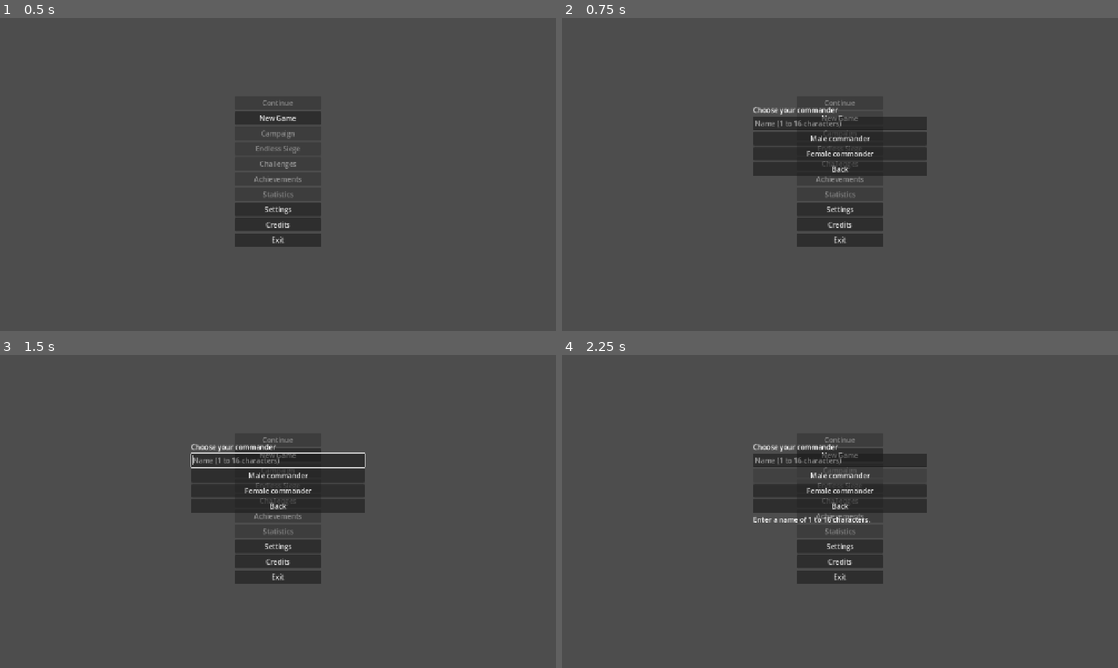
Above: before the commit, frames 1-4 (two rows, left to right).
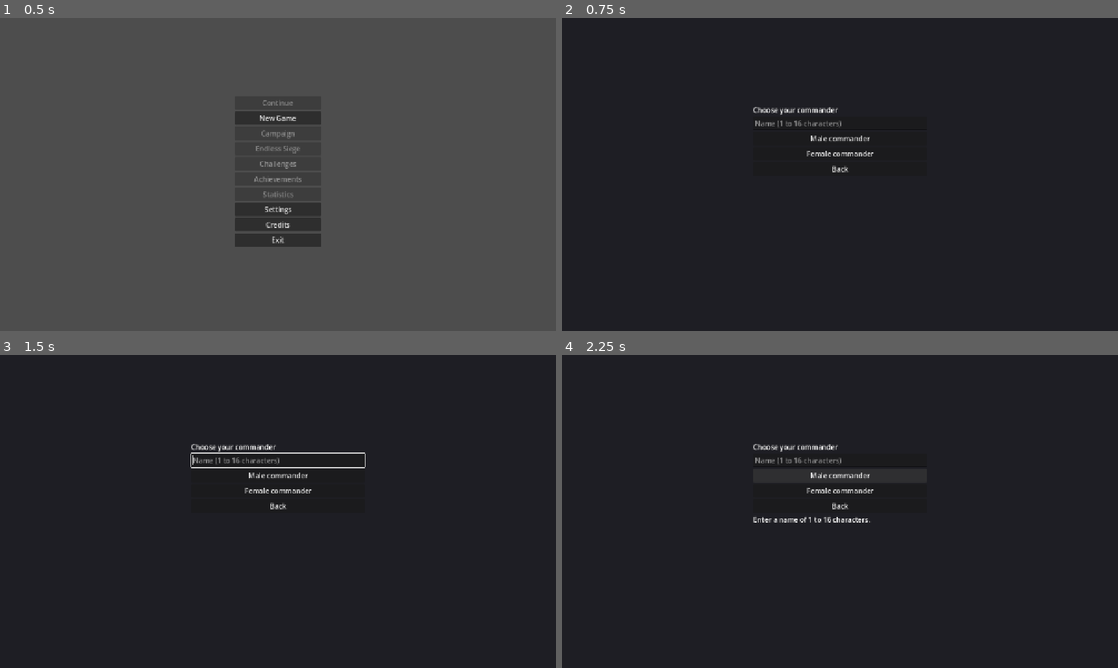
Above: after the commit, the same moments.

Repository: root-Shubh/the-last-wall
Game: Godot game, scene res://scenes/main.tscn
The game is run twice, just before and just after one commit, with the same random seed, the same clock (stepped at 60 frames per second) and the same inputs.
Inputs:
- Up to frame 1 (0.5 s): no input
- Up to frame 2 (0.75 s): click "New Game" at 0.5 s
- Up to frame 3 (1.5 s): click "New Game" at 1.25 s
- Up to frame 4 (2.25 s): click "Male commander" at 2 s

Frame 1 is identical in both runs. In frame 2, 93% of the frame differs, in the area x 0-100%, y 0-100%; in frame 3, 92%; in frame 4, 93%.

Commit message:
SVTLW-103 #comment Playtest fixes: draw enemies, shots and archers, move spawn lane, fix picker overlap, two-row controls, research points and dialogue portrait
Co-Authored-By: Claude Haiku 5.5 <noreply@anthropic.com>

Diff:
--- a/game/scenes/battlefield.tscn
+++ b/game/scenes/battlefield.tscn
@@ -75,7 +75,7 @@
 color = Color(0.7, 0.75, 0.6, 1)
 
 [node name="SpawnLane" type="Marker2D" parent="."]
-position = Vector2(1180, 360)
+position = Vector2(960, 360)
 
 [node name="EnemySpawnMarker" type="ColorRect" parent="SpawnLane"]
 offset_left = -10.0
--- a/game/scripts/archer.gd
+++ b/game/scripts/archer.gd
@@ -124,3 +124,13 @@
 		health = 0.0
 		alive = false
 		died.emit(self)
+
+
+## Visual: a figure with a bow line, so recruits are visible on the wall (SVTLW-103).
+func _draw() -> void:
+	draw_rect(Rect2(Vector2(-6.0, -10.0), Vector2(12.0, 18.0)), Color(0.85, 0.85, 0.6))
+	draw_line(Vector2(6.0, -8.0), Vector2(10.0, 0.0), Color(0.5, 0.35, 0.2), 2.0)
+
+
+func _process(_delta: float) -> void:
+	queue_redraw()
--- a/game/scripts/battlefield.gd
+++ b/game/scripts/battlefield.gd
@@ -87,6 +87,7 @@
 	add_child(damage_numbers)
 	_build_systems()
 	_build_meta()
+	_build_research()
 	_connect_systems()
 	hud = TopBar.new()
 	add_child(hud)
@@ -248,6 +249,22 @@
 	ensure_ready()
 	for i: int in range(count):
 		clock.advance(1.0 / SimulationClock.TICKS_PER_SECOND + 0.0001)
+
+
+## Research (SVTLW-61): the manager, and the panel the Research button opens. Points come from waves.
+const RESEARCH_POINTS_PER_WAVE: int = 1
+var research: ResearchManager = null
+var research_panel: ResearchPanel = null
+
+
+func _build_research() -> void:
+	research = ResearchManager.new()
+	research.load_definitions("res://resources/research")
+	research.bind(game_state)
+	research_panel = ResearchPanel.new()
+	add_child(research_panel)
+	research_panel.bind(research)
+	research_panel.visible = false
 
 
 ## Builds the meta-game connections. Overseer messages load from resources/overseer (SVTLW-67, 68).
@@ -505,6 +522,7 @@
 func _on_wave_completed_for_objectives(wave_number: int) -> void:
 	var max_health: float = maxf(float(game_state.wall_max_health), 1.0)
 	objectives.record_wave_end(float(game_state.wall_health) / max_health)
+	research.add_points(RESEARCH_POINTS_PER_WAVE)
 	var intro: String = meta.start_region_overlord(wave_number)
 	if intro != "":
 		overseer_message.emit(intro)
--- a/game/scripts/enemy.gd
+++ b/game/scripts/enemy.gd
@@ -63,3 +63,27 @@
 		health = 0.0
 		alive = false
 		died.emit(self)
+
+
+## Visual: a block coloured by role, with a health bar above it. Redrawn every frame so damage shows (SVTLW-103).
+const ROLE_COLOURS: Dictionary = {
+	"pressure": Color(0.75, 0.55, 0.35),
+	"swarm": Color(0.8, 0.8, 0.4),
+	"wall_breaker": Color(0.6, 0.3, 0.3),
+	"shield_bearer": Color(0.4, 0.55, 0.85),
+	"climber": Color(0.55, 0.85, 0.55),
+}
+
+
+func _draw() -> void:
+	if definition == null or not alive:
+		return
+	var colour: Color = ROLE_COLOURS.get(definition.role, Color(0.7, 0.7, 0.7))
+	draw_rect(Rect2(Vector2(-8.0, -8.0), Vector2(16.0, 16.0)), colour)
+	var fraction: float = clampf(health / maxf(definition.max_health, 1.0), 0.0, 1.0)
+	draw_rect(Rect2(Vector2(-9.0, -14.0), Vector2(18.0, 3.0)), Color(0.15, 0.05, 0.05))
+	draw_rect(Rect2(Vector2(-9.0, -14.0), Vector2(18.0 * fraction, 3.0)), Color(0.3, 0.9, 0.3))
+
+
+func _process(_delta: float) -> void:
+	queue_redraw()
--- a/game/scripts/projectile.gd
+++ b/game/scripts/projectile.gd
@@ -51,3 +51,15 @@
 	in_flight = false
 	visible = false
 	target = null
+
+
+## Visual: a small bright shot while in flight (SVTLW-103).
+func _draw() -> void:
+	if not in_flight:
+		return
+	draw_circle(Vector2.ZERO, 3.0, Color(1.0, 0.9, 0.4))
+
+
+func _process(_delta: float) -> void:
+	if in_flight:
+		queue_redraw()
--- a/game/systems/enemy_manager.gd
+++ b/game/systems/enemy_manager.gd
@@ -9,7 +9,7 @@
 signal wall_attacked_unarmoured(damage: float)
 
 @export var definitions: Array[EnemyDefinition] = []
-@export var spawn_x: float = 1180.0
+@export var spawn_x: float = 960.0
 @export var wall_stop_x: float = 230.0
 ## Y coordinate of the enemy lane. Archers must be within range of this line to fire at enemies.
 @export var lane_y: float = 360.0
--- a/game/tests/test_battle_wiring.gd
+++ b/game/tests/test_battle_wiring.gd
@@ -21,6 +21,7 @@
 		_test_final_battle_start(field)
 		_test_restored_buildings(field, state)
 		_test_kill_stats(field, state)
+		_test_research_points(field, state)
 		field.queue_free()
 	print("RESULT: %s (%d failure(s))" % ["PASS" if _failures == 0 else "FAIL", _failures])
 	quit(0 if _failures == 0 else 1)
@@ -72,3 +73,11 @@
 	field._on_enemy_removed_for_objectives(enemy)
 	_check(state.stats.total_kills == before + 1, "a kill is counted in the stats")
 	_check(field.objectives.kills_of_target == 0 or field.objectives.kill_target_id == "runner", "kills feed the objectives")
+
+
+func _test_research_points(field: Battlefield, state: Node) -> void:
+	print("waves give research points")
+	state.research = {"points": 0, "researched": []}
+	field._on_wave_completed_for_objectives(1)
+	_check(state.research.get("points", 0) == Battlefield.RESEARCH_POINTS_PER_WAVE, "a finished wave adds research points")
+	_check(field.research_panel != null and not field.research_panel.visible, "the research panel starts hidden")
--- a/game/ui/battle_controls.gd
+++ b/game/ui/battle_controls.gd
@@ -1,5 +1,6 @@
-## On-screen battle controls (SVTLW-99): Recruit Archer, Start Wave, Save and Quit.
-## Each button calls the same method a test calls, so the buttons are covered by tests too.
+## On-screen battle controls (SVTLW-99). Two rows of buttons at the bottom: recruit, waves, buildings,
+## abilities, research, prestige and save. Prestige options open in a panel. Each button calls the same
+## method a test calls, so the buttons are covered by tests too. Layout fixed for SVTLW-104.
 class_name BattleControls
 extends CanvasLayer
 
@@ -10,6 +11,39 @@
 const RECRUIT_START_X: float = 190.0
 const RECRUIT_STEP_X: float = 30.0
 const RECRUIT_Y: float = 300.0
+const ROW_A_Y: float = 640.0
+const ROW_B_Y: float = 680.0
+const PRESTIGE_PANEL_POSITION: Vector2 = Vector2(12.0, 230.0)
+const MESSAGE_POSITION: Vector2 = Vector2(12.0, 600.0)
+
+const BUILDING_IDS: Array[String] = ["tower", "archer_platform", "lumber_mill", "quarry", "iron_mine"]
+const BUILDING_LABELS: Dictionary = {
+	"tower": "Tower",
+	"archer_platform": "Archer Pad",
+	"lumber_mill": "Lumber",
+	"quarry": "Quarry",
+	"iron_mine": "Iron",
+}
+const ABILITY_LABELS: Dictionary = {
+	Abilities.RAIN_OF_ARROWS: "Rain",
+	Abilities.EMERGENCY_REPAIR: "Repair",
+	Abilities.REINFORCEMENT: "Reinforce",
+	Abilities.LAST_STAND: "Last Stand",
+}
+const PRESTIGE_RELICS: Array[String] = ["starting_gold", "archer_damage", "production", "population_slot"]
+const RELIC_LABELS: Dictionary = {
+	"starting_gold": "Gold",
+	"archer_damage": "Archers",
+	"production": "Production",
+	"population_slot": "Slot",
+}
+const PRESTIGE_PATHS: Array[String] = ["warlord", "architect", "merchant", "scholar", "arcanist"]
+
+## Label that shows the collapse and ending text (SVTLW-84).
+var ending_label: Label = null
+## Line for Overseer messages, death lines and achievements.
+var message_label: Label = null
+var _prestige_panel: VBoxContainer = null
 
 
 func bind(battlefield: Battlefield) -> void:
@@ -20,15 +54,15 @@
 	field.overseer_message.connect(show_message)
 	field.death_line.connect(show_message)
 	field.region_entered.connect(func(region_name: String) -> void: show_message("Region: " + region_name))
+	field.achievement_unlocked.connect(func(achievement_id: String) -> void: show_message("Achievement: " + achievement_id))
 	show_region_and_challenge()
-	field.achievement_unlocked.connect(func(achievement_id: String) -> void: show_message("Achievement: " + achievement_id))
 
 
 ## Shows a short line for an Overseer message, a death line or an achievement (SVTLW-67, 68, 78, 79).
 func show_message(text: String) -> void:
 	if message_label == null:
 		message_label = Label.new()
-		message_label.position = Vector2(12.0, 650.0)
+		message_label.position = MESSAGE_POSITION
 		add_child(message_label)
 	message_label.text = text
 	message_label.visible = text != ""
@@ -39,43 +73,50 @@
 		return
 	_built = true
 	layer = 26
-	var row: HBoxContainer = HBoxContainer.new()
-	row.position = Vector2(12.0, 680.0)
-	add_child(row)
-	_button(row, "Recruit Archer", func() -> void: recruit())
-	_button(row, "Start Wave", func() -> void: start_wave())
-	# Every building gets a button (SVTLW-100 gaps: quarry and iron mine were not wired).
+	var row_a: HBoxContainer = HBoxContainer.new()
+	row_a.position = Vector2(12.0, ROW_A_Y)
+	add_child(row_a)
+	_button(row_a, "Recruit", func() -> void: recruit())
+	_button(row_a, "Start Wave", func() -> void: start_wave())
 	for id: String in BUILDING_IDS:
-		_button(row, "Build " + BUILDING_LABELS[id], func() -> void: build_building(id))
+		_button(row_a, BUILDING_LABELS[id], func() -> void: build_building(id))
+	_button(row_a, "Save", func() -> void: save())
+	_button(row_a, "Quit", func() -> void: quit_requested.emit())
+
+	var row_b: HBoxContainer = HBoxContainer.new()
+	row_b.position = Vector2(12.0, ROW_B_Y)
+	add_child(row_b)
 	for id: String in Abilities.DEFINITIONS:
-		_button(row, ABILITY_LABELS[id], func() -> void: use_ability(id))
-	_button(row, "Save", func() -> void: save())
-	_button(row, "Quit", func() -> void: quit_requested.emit())
+		_button(row_b, ABILITY_LABELS[id], func() -> void: use_ability(id))
+	_button(row_b, "Research", func() -> void: toggle_research())
+	_button(row_b, "Prestige Menu", func() -> void: toggle_prestige_panel())
+	_button(row_b, "Challenge", func() -> void: toggle_challenge())
+
+	_build_prestige_panel()
 	_build_ending_label()
-	_build_prestige_row()
-
-
-## Prestige, relic purchases and path choice (SVTLW-73, 74). Prestige clears the run and reloads the scene.
-func _build_prestige_row() -> void:
-	var row: HBoxContainer = HBoxContainer.new()
-	row.position = Vector2(12.0, 640.0)
-	add_child(row)
-	_button(row, "Prestige", func() -> void: prestige())
-	_button(row, "Challenge Mode", func() -> void: toggle_challenge())
+
+
+## Prestige, relic purchases and path choice (SVTLW-73, 74). Hidden until Prestige Menu is pressed.
+func _build_prestige_panel() -> void:
+	_prestige_panel = VBoxContainer.new()
+	_prestige_panel.position = PRESTIGE_PANEL_POSITION
+	_prestige_panel.visible = false
+	add_child(_prestige_panel)
+	_button(_prestige_panel, "Prestige now (resets the run)", func() -> void: prestige())
 	for relic_id: String in PRESTIGE_RELICS:
-		_button(row, "Relic " + RELIC_LABELS[relic_id], func() -> void: buy_relic(relic_id))
+		_button(_prestige_panel, "Buy relic: " + RELIC_LABELS[relic_id], func() -> void: buy_relic(relic_id))
 	for path_id: String in PRESTIGE_PATHS:
-		_button(row, "Path " + path_id.capitalize(), func() -> void: choose_path(path_id))
-
-
-const PRESTIGE_RELICS: Array[String] = ["starting_gold", "archer_damage", "production", "population_slot"]
-const RELIC_LABELS: Dictionary = {
-	"starting_gold": "Gold",
-	"archer_damage": "Archers",
-	"production": "Production",
-	"population_slot": "Slot",
-}
-const PRESTIGE_PATHS: Array[String] = ["warlord", "architect", "merchant", "scholar", "arcanist"]
+		_button(_prestige_panel, "Choose path: " + path_id.capitalize(), func() -> void: choose_path(path_id))
+
+
+func toggle_prestige_panel() -> void:
+	if _prestige_panel != null:
+		_prestige_panel.visible = not _prestige_panel.visible
+
+
+func toggle_research() -> void:
+	if field != null and field.research_panel != null:
+		field.research_panel.visible = not field.research_panel.visible
 
 
 func prestige() -> int:
@@ -102,34 +143,13 @@
 	return field != null and field.meta.choose_path(path_id)
 
 
-## Shows the current region and this week's challenge (SVTLW-81, 77).
+## Shows this week's challenge (SVTLW-77).
 func show_region_and_challenge() -> void:
 	if field == null:
 		return
 	var challenge: ChallengeDefinition = field.meta.current_challenge(int(Time.get_unix_time_from_system()))
 	if challenge != null:
 		show_message("Challenge this week: " + challenge.display_name)
-
-
-const BUILDING_IDS: Array[String] = ["tower", "archer_platform", "lumber_mill", "quarry", "iron_mine"]
-const BUILDING_LABELS: Dictionary = {
-	"tower": "Tower",
-	"archer_platform": "Archer Platform",
-	"lumber_mill": "Lumber Mill",
-	"quarry": "Quarry",
-	"iron_mine": "Iron Mine",
-}
-const ABILITY_LABELS: Dictionary = {
-	Abilities.RAIN_OF_ARROWS: "Rain of Arrows",
-	Abilities.EMERGENCY_REPAIR: "Emergency Repair",
-	Abilities.REINFORCEMENT: "Reinforcement",
-	Abilities.LAST_STAND: "Last Stand",
-}
-
-## Label that shows the collapse and ending text (SVTLW-84).
-var ending_label: Label = null
-## Line for Overseer messages, death lines and achievements.
-var message_label: Label = null
 
 
 func _build_ending_label() -> void:
--- a/game/ui/character_select.gd
+++ b/game/ui/character_select.gd
@@ -17,6 +17,12 @@
 		return
 	_built = true
 	layer = 30
+	# An opaque full-screen backdrop, so the main menu buttons behind the picker do not show through.
+	var backdrop: ColorRect = ColorRect.new()
+	backdrop.color = Color(0.12, 0.12, 0.14, 1.0)
+	backdrop.anchor_right = 1.0
+	backdrop.anchor_bottom = 1.0
+	add_child(backdrop)
 	var panel: VBoxContainer = VBoxContainer.new()
 	panel.position = Vector2(440.0, 200.0)
 	panel.custom_minimum_size = Vector2(400.0, 0.0)
--- a/game/ui/dialogue_box.gd
+++ b/game/ui/dialogue_box.gd
@@ -6,6 +6,8 @@
 var manager: DialogueManager = null
 var _speaker: Label
 var _text: Label
+var _portrait: ColorRect
+var _portrait_initial: Label
 var _panel: PanelContainer
 var _built: bool = false
 
@@ -19,13 +21,22 @@
 	_panel.position = Vector2(140.0, 500.0)
 	_panel.custom_minimum_size = Vector2(1000.0, 150.0)
 	add_child(_panel)
+	var row: HBoxContainer = HBoxContainer.new()
+	_panel.add_child(row)
+	# Placeholder portrait until the art pass (SVTLW-86): a coloured block with the speaker's initial.
+	_portrait = ColorRect.new()
+	_portrait.custom_minimum_size = Vector2(96.0, 96.0)
+	row.add_child(_portrait)
+	_portrait_initial = Label.new()
+	_portrait_initial.position = Vector2(34.0, 30.0)
+	_portrait.add_child(_portrait_initial)
 	var column: VBoxContainer = VBoxContainer.new()
-	_panel.add_child(column)
+	row.add_child(column)
 	_speaker = Label.new()
 	column.add_child(_speaker)
 	_text = Label.new()
 	_text.autowrap_mode = TextServer.AUTOWRAP_WORD_SMART
-	_text.custom_minimum_size = Vector2(960.0, 80.0)
+	_text.custom_minimum_size = Vector2(860.0, 80.0)
 	column.add_child(_text)
 	var hint: Label = Label.new()
 	hint.text = "Enter: next    Esc: skip"
@@ -44,6 +55,14 @@
 	show()
 	_speaker.text = speaker
 	_text.text = text
+	_portrait.color = _colour_for(speaker)
+	_portrait_initial.text = speaker.substr(0, 1).to_upper()
+
+
+## A stable colour per speaker, so each character keeps the same block.
+func _colour_for(speaker: String) -> Color:
+	var hash_value: int = speaker.hash()
+	return Color(0.35 + 0.4 * float(hash_value & 0xFF) / 255.0, 0.35 + 0.4 * float((hash_value >> 8) & 0xFF) / 255.0, 0.45 + 0.35 * float((hash_value >> 16) & 0xFF) / 255.0)
 
 
 func _unhandled_input(event: InputEvent) -> void:
Not shown, added: changelog.d/SVTLW-103-105.md
